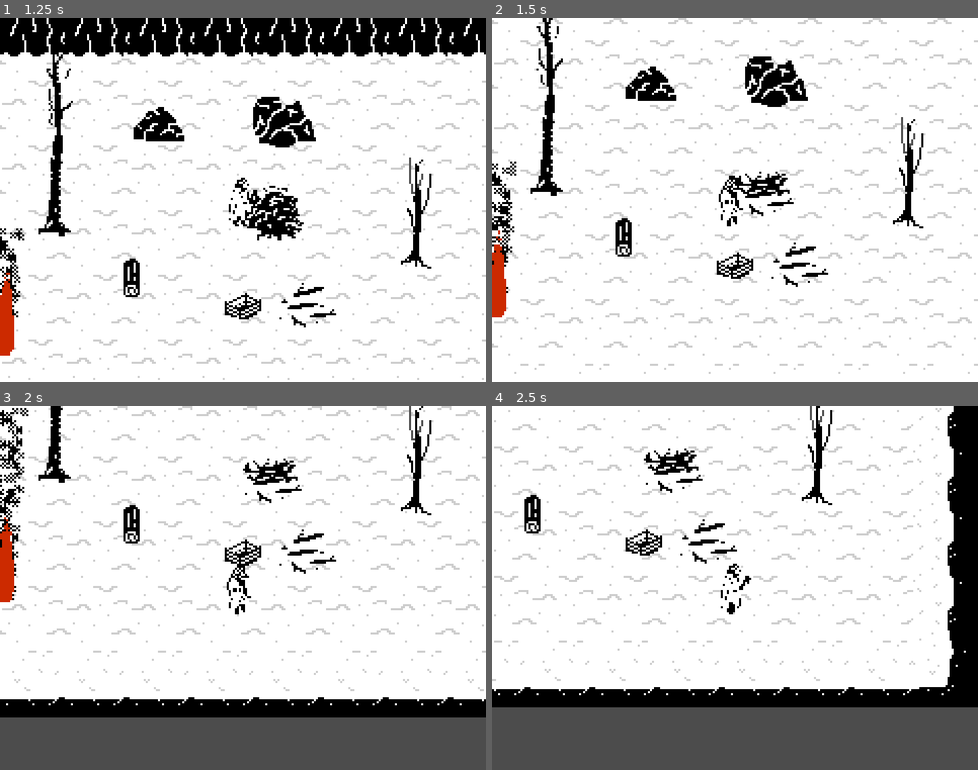
Above: before the commit, frames 1-4 (two rows, left to right).
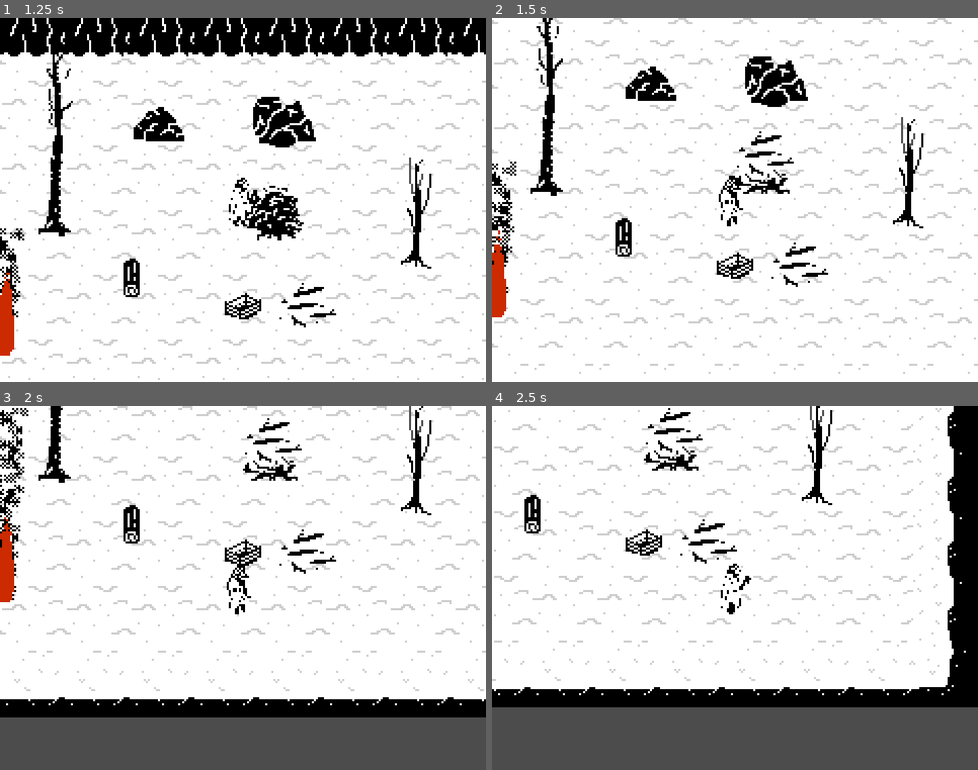
Above: after the commit, the same moments.

Repository: dedekm/dram-fireth
Game: Godot game, scene res://src/levels/Level.tscn
Two runs of this game, one before a commit and one after it. Both use one fixed random seed, a clock stepped at 60 frames per second and the inputs below.
Inputs (mouse positions are in pixels of both pictures, inside the frame that each line leads up to):
- Up to frame 1 (1.25 s): move the mouse to (349, 181) at 0.52 s; hold Right (right) from 0.53 s (still down); hold E (pick_up) from 0.53 s (still down)
- Up to frame 2 (1.5 s): move the mouse to (637, 218) at 1.27 s; release Right (right) at 1.28 s; release E (pick_up) at 1.28 s; hold Down (down) from 1.28 s (still down); click (637, 218) at 1.35 s
- Up to frame 3 (2 s): keep holding Down (down)
- Up to frame 4 (2.5 s): move the mouse to (783, 507) at 2.02 s; release Down (down) at 2.03 s; hold Right (right) from 2.03 s (still down); hold E (pick_up) from 2.03 s (still down)

Frame 1 is identical in both runs. In frame 2, 0.4% of the frame differs, in the area x 50-63%, y 31-55%; in frame 3, 0.5%, in the area x 50-63%, y 3-27%; in frame 4, 0.5%.

Commit message:
update destructable objects

Diff:
--- a/src/objects/Bush.gd
+++ b/src/objects/Bush.gd
@@ -4,5 +4,5 @@
 
 func _ready():
 	scraps = [
-		[ branch, Vector2(0, 0) ]
+		[ branch, Vector2(0, -20) ]
 	]
--- a/src/objects/DestructableObject.gd
+++ b/src/objects/DestructableObject.gd
@@ -18,6 +18,8 @@
 func destroy() -> void:
 	print_debug(name + ' destroyed ')
 
+	$CollisionShape2D.disabled = true
+
 	if $AnimatedSprite or $Sprite:
 		if $AnimatedSprite:
 			$AnimatedSprite.play('destroyed')
